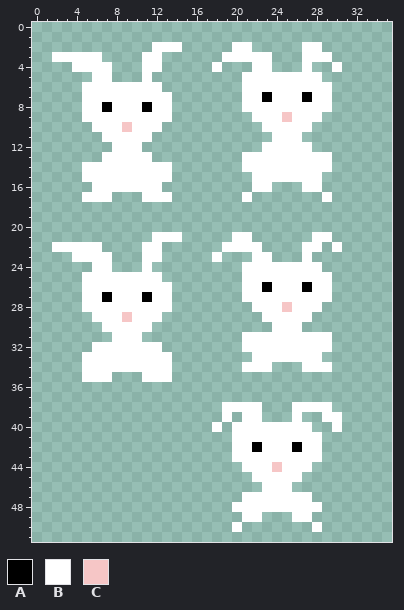
File history of a pixel-art sprite, public/bunny.png. That is the earlier state.
The file is 36x52 pixels.
Palette (. is transparent): A #000000  B #ffffff  C #f6c6c6
Pixels before, first column x 2:
 2 ..........BBB.....BB.....BB..
 3 BBBBB....BB......BBBBB...BBB.
 4 ..BBBB...BB.....B...BB...B..B
 5 ....BB...B.........BBBBBBBB..
 6 ...BBBBBBBB........BBBBBBBBB.
 7 ...BBBBBBBBB.......BBABBBABB.
 8 ...BBABBBABB.......BBBBBBBBB.
 9 ...BBBBBBBBB........BBBCBBB..
10 ....BBBCBBB..........BBBBB...
11 .....BBBBB............BBB....
12 ......BBB............BBBBB...
13 .....BBBBB.........BBBBBBBBB.
14 ...BBBBBBBBB.......BBBBBBBBB.
15 ...BBBBBBBBB........BBBBBBB..
16 ....BBBBBBB.........BB...BB..
17 ...BBB...BBB.......B.......B.
18 .............................
19 .............................
20 .............................
21 ..........BBB.....BB......BB.
22 BBBBB....BB......BBBB....BB.B
23 ..BBBB...BB.....B...BB...B...
24 ....BB...B.........BBBBBBBB..
25 ...BBBBBBBB........BBBBBBBBB.
26 ...BBBBBBBBB.......BBABBBABB.
27 ...BBABBBABB.......BBBBBBBBB.
28 ...BBBBBBBBB........BBBCBBB..
29 ....BBBCBBB..........BBBBB...
30 .....BBBBB............BBB....
31 ......BBB..........BBBBBBBBB.
32 ....BBBBBBB........BBBBBBBBB.
33 ...BBBBBBBBB........BBBBBBB..
34 ...BBBBBBBBB.......BBB...BBB.
35 ...BBB...BBB.................
36 .............................
37 .............................
38 .................BBBB...BBBB.
39 .................B.BB...B..BB
40 ................B.BBBBBBBB..B
41 ..................BBBBBBBBB..
42 ..................BBABBBABB..
43 ..................BBBBBBBBB..
44 ...................BBBCBBB...
45 ....................BBBBB....
46 .....................BBB.....
47 ...................BBBBBBB...
48 ..................BBBBBBBBB..
49 ...................BB...BB...
50 ..................B.......B..
After:
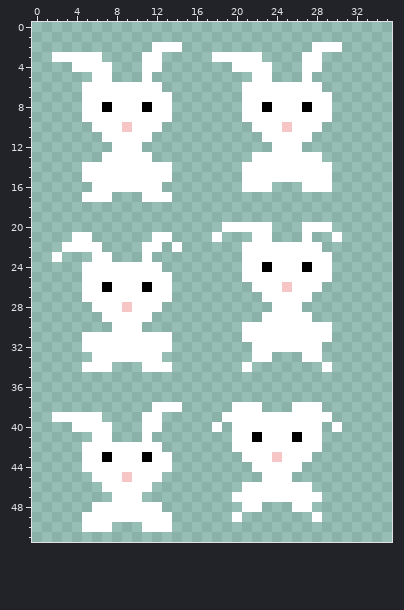
From old to new:
y 2: x 20..21 BB -> ..; x 27 B -> .; x 29..30 .. -> BB
y 3: x 18 . -> B; x 23 B -> .; x 29 B -> .
y 4: x 18 B -> .; x 20..21 .. -> BB; x 28 . -> B; x 30 B -> .
y 5: x 21 B -> .; x 24..26 BBB -> ...; x 28 B -> .
y 6: x 29 B -> .
y 7: x 23 A -> B; x 27 A -> B
y 8: x 23 B -> A; x 27 B -> A
y 9: x 21 . -> B; x 25 C -> B; x 29 . -> B
y 10: x 22 . -> B; x 25 B -> C; x 28 . -> B
y 11: x 23 . -> B; x 27 . -> B
y 12: x 23 B -> .; x 27 B -> .
y 13: x 21 B -> .; x 29 B -> .
y 15..16: x 21 . -> B; x 29 . -> B
y 17: x 21 B -> .; x 29 B -> .
y 20: x 19..23 ..... -> BBBBB; x 27..29 ... -> BBB
y 21: x 4..5 .. -> BB; x 14 B -> .; x 18 . -> B; x 20..23 BB.. -> ..BB; x 27..30 .BB. -> B..B
y 22: x 2 B -> .; x 14 . -> B; x 19..20 BB -> ..; x 23..26 .... -> BBBB; x 30 B -> .
y 23: x 2 . -> B; x 4..5 BB -> ..; x 12 B -> .; x 18 B -> .; x 21 . -> B; x 24..26 ... -> BBB; x 28..29 .. -> BB
y 24: x 5 . -> B; x 8..10 ... -> BBB; x 12 . -> B; x 23 B -> A; x 27 B -> A; x 29 . -> B
y 25: x 13 . -> B
y 26: x 7 B -> A; x 11 B -> A; x 21 B -> .; x 23 A -> B; x 25 B -> C; x 27 A -> B; x 29 B -> .
y 27: x 7 A -> B; x 11 A -> B; x 21..22 BB -> ..; x 28..29 BB -> ..
y 28: x 5 B -> .; x 9 B -> C; x 13 B -> .; x 22..23 BB -> ..; x 25 C -> B; x 27..28 BB -> ..
y 29: x 6 B -> .; x 9 C -> B; x 12 B -> .
y 30: x 7 B -> .; x 11 B -> .; x 21..23 ... -> BBB; x 27..29 ... -> BBB
y 31: x 5..7 ... -> BBB; x 11..13 ... -> BBB
y 32: x 5 . -> B; x 13 . -> B; x 21 B -> .; x 29 B -> .
y 33: x 5 B -> .; x 13 B -> .; x 24..26 BBB -> ...
y 34: x 8..10 BBB -> ...; x 22..23 BB -> ..; x 27..28 BB -> ..
y 35: x 5..7 BBB -> ...; x 11..13 BBB -> ...
y 38: x 12..14 ... -> BBB; x 19 B -> .; x 29 B -> .
y 39: x 2..6 ..... -> BBBBB; x 11..12 .. -> BB; x 20 . -> B; x 23..25 ... -> BBB; x 27..28 .. -> BB; x 30 B -> .
y 40: x 4..7 .... -> BBBB; x 11..12 .. -> BB; x 28 . -> B
y 41: x 6..7 .. -> BB; x 11 . -> B; x 22 B -> A; x 26 B -> A
y 42: x 5..12 ........ -> BBBBBBBB; x 22 A -> B; x 26 A -> B
y 43: x 5..13 ......... -> BBABBBABB; x 20 B -> .; x 24 B -> C; x 28 B -> .
y 44: x 5..13 ......... -> BBBBBBBBB; x 21 B -> .; x 24 C -> B; x 27 B -> .
y 45: x 6..12 ....... -> BBBCBBB; x 22 B -> .; x 26 B -> .
y 46: x 7..11 ..... -> BBBBB; x 21..22 .. -> BB; x 26..27 .. -> BB
y 47: x 8..10 ... -> BBB; x 20 . -> B; x 28 . -> B
y 48: x 6..12 ....... -> BBBBBBB; x 20 B -> .; x 23..25 BBB -> ...; x 28 B -> .
y 49: x 5..13 ......... -> BBBBBBBBB; x 20..22 .BB -> B..; x 26..28 BB. -> ..B
y 50: x 5..7 ... -> BBB; x 11..13 ... -> BBB; x 20 B -> .; x 28 B -> .
Changed places in both pictures, as pixel boxes (x1, y1, x2, y2):
changed: (212, 42, 342, 532)
changed: (52, 232, 182, 532)
